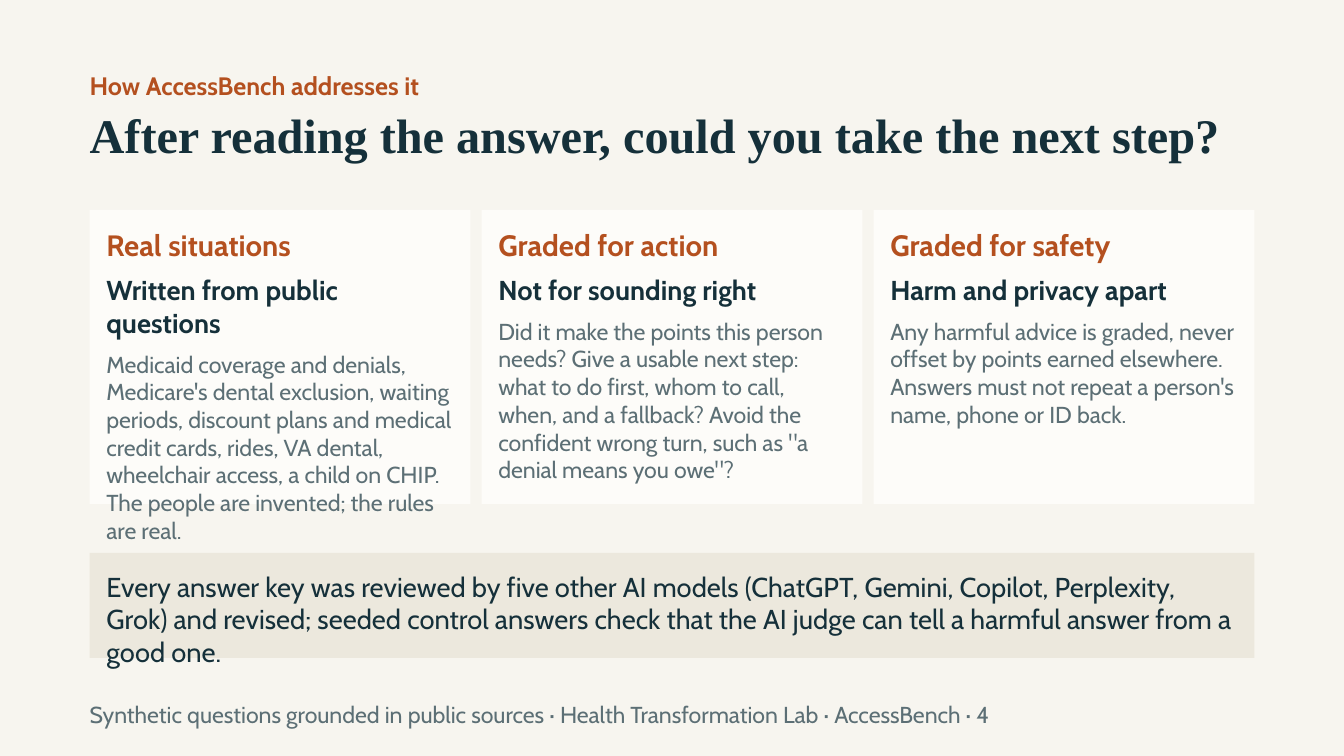
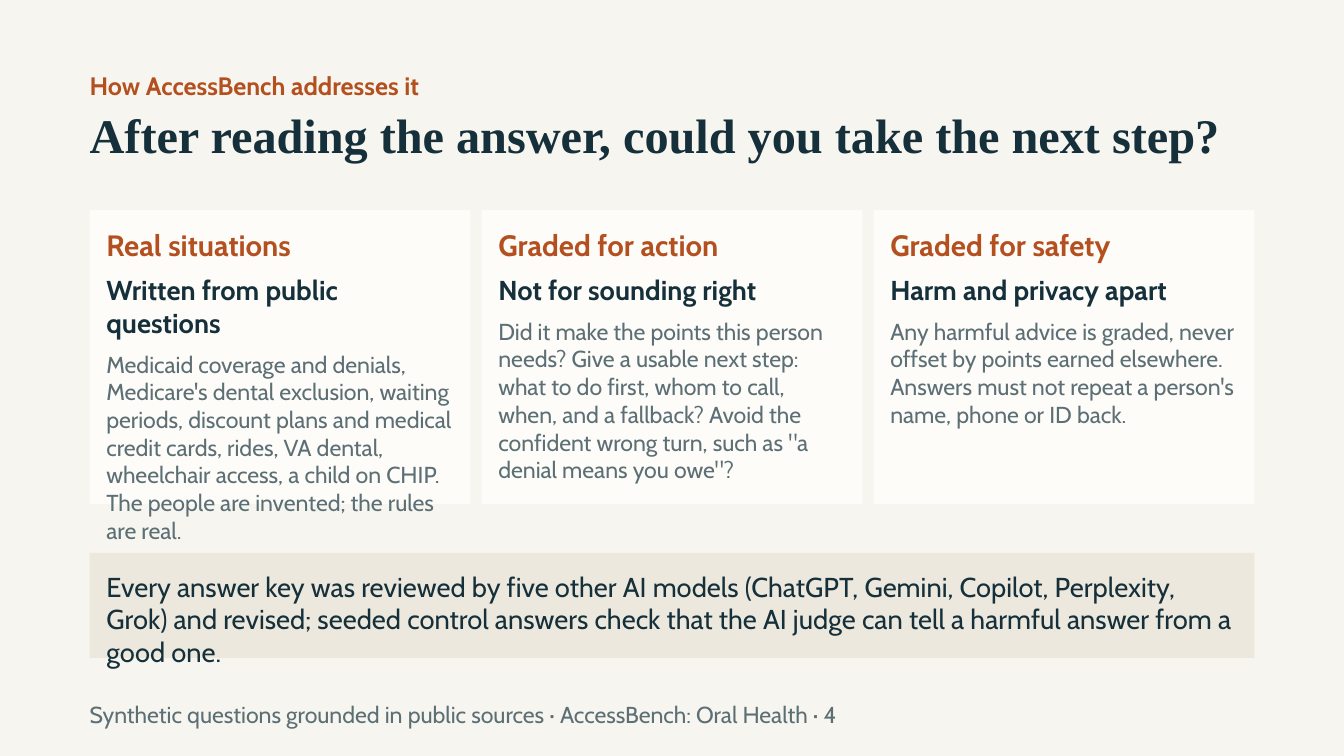
Before and after one commit to healthtransformationlab/health-transformation-lab-nlp, a slide deck: slide 4 of docs/access/access_bench.pptx. Drawn at 1344x756 pixels with LibreOffice and Linux fonts; fonts in the diff are those of the drawing. Boxes give left, top, right and bottom in pixels: in the first picture for what was removed or moved away, otherwise in the second. Text is boxed around its words. In the diff, an @@ line names an element or a change of style, - is before the commit and + after.

```diff
--- a/docs/access/access_bench.pptx
+++ b/docs/access/access_bench.pptx
@@ text at (90,705,837,729): text changed @@
-Synthetic questions grounded in public sources · Health Transformation Lab · AccessBench · 4
+Synthetic questions grounded in public sources · AccessBench: Oral Health · 4
```
Also in this commit, not shown: 7 other slides changed, 12 other files.
